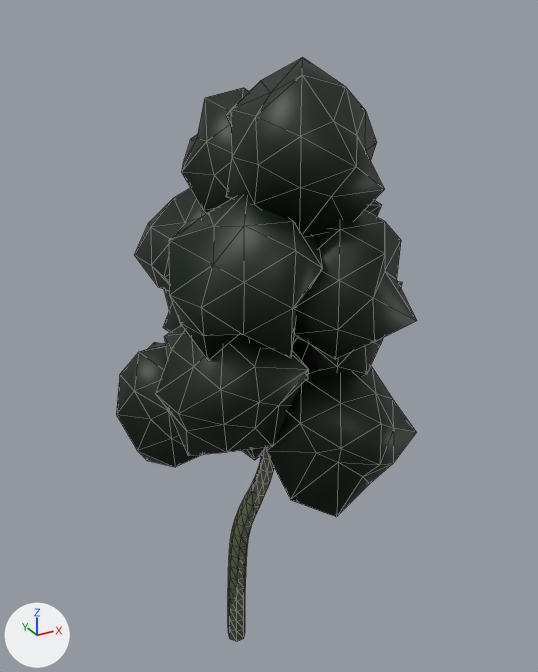
What one commit did to the glTF model Data/Buttertubs/Trees/SM_TreeFar_holly_0.glb.
Both versions are drawn from a 50 mm lens placed at (-3.49, -7.3, 7.0), pointed at (0.65, 0.23, 3.24). The axes (+X, +Y, +Z) are drawn at lower left. The lights are the same throughout. The older version comes first. Mesh edges are drawn as thin lines. Vertices at exactly the same position are counted once.

The older version as bpy lines, for what is in view:
```python
me_sm_treefar_holly_0 = bpy.data.meshes.new('SM_TreeFar_holly_0')
me_sm_treefar_holly_0.from_pydata(...)  # 682 vertices, 1298 faces; spans x -1.13..2.29, y -1.62..1.96, z -1.2..6.56
me_sm_treefar_holly_0.materials.append(mat_defaultmaterial)
ob_sm_treefar_holly_0 = bpy.data.objects.new('SM_TreeFar_holly_0', me_sm_treefar_holly_0)
ob_sm_treefar_holly_0.location = (0.0, 0.0, 0.0)
```
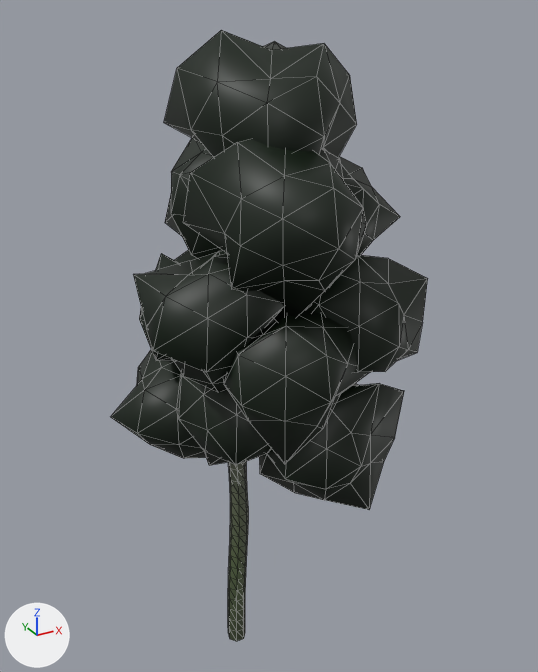
What changed in the scene script:
```text
Change me_sm_treefar_holly_0:
    used by ob_sm_treefar_holly_0; location = (0.0, 0.0, 0.0)
    remove me_sm_treefar_holly_0.from_pydata(...)  # 682 vertices, 1298 faces; spans x -1.13..2.29, y -1.62..1.96, z -1.2..6.56
    add me_sm_treefar_holly_0.from_pydata(...)  # 727 vertices, 1388 faces; spans x -1.23..2.1, y -1.8..1.93, z -1.2..6.81
    me_sm_treefar_holly_0 part 1: the loose piece of 42 vertices spanning x -0.98..0.77, y -1.6..0.2, z 3.55..5.34 is rebuilt with 42 vertices and now spans x -0.63..1.13, y -1.8..-0.02, z 3.8..5.92
    me_sm_treefar_holly_0 part 2: the loose piece of 42 vertices spanning x -0.69..0.96, y -0.01..1.6, z 3.51..5.17 is rebuilt with 42 vertices and now spans x -0.34..1.37, y -0.08..1.76, z 3.93..5.76
    me_sm_treefar_holly_0 part 3: the loose piece of 42 vertices spanning x 0.58..2.29, y -1.13..0.54, z 2.64..4.39 is rebuilt with 42 vertices and now spans x 0.46..2.1, y -1.52..0.18, z 2.86..4.44
    me_sm_treefar_holly_0 part 4: the loose piece of 42 vertices spanning x -0.44..1.32, y 0.23..1.94, z 2.47..4.2 is rebuilt with 42 vertices and now spans x -0.74..0.86, y 0.02..1.92, z 2.68..4.37
    me_sm_treefar_holly_0 part 5: the loose piece of 42 vertices spanning x -1.07..0.7, y -1.14..0.55, z 2.18..4.01 is rebuilt with 42 vertices and now spans x -1.23..0.7, y -0.97..0.67, z 2.86..4.57
    me_sm_treefar_holly_0 part 6: the loose piece of 42 vertices spanning x -0.07..1.34, y -0.34..1.21, z 1.61..3.08 is rebuilt with 42 vertices and now spans x -0.65..1.05, y -0.8..1.05, z 1.59..3.16
    me_sm_treefar_holly_0 part 7: the loose piece of 42 vertices spanning x 0.1..2.04, y -1.58..0.1, z 1.34..3.18 is rebuilt with 42 vertices and now spans x 0.17..2.01, y -1.25..0.5, z 1.13..2.95
    me_sm_treefar_holly_0 part 8: the loose piece of 42 vertices spanning x 0.64..2.08, y -0.41..1.39, z 3.74..5.37 is rebuilt with 42 vertices and now spans x 0.5..2.07, y -0.75..0.82, z 3.85..5.56
    me_sm_treefar_holly_0 part 9: the loose piece of 42 vertices spanning x -1.13..0.69, y 0.37..1.96, z 1.33..2.97 is rebuilt with 42 vertices and now spans x -1.2..0.68, y 0.3..1.93, z 1.21..3.04
    me_sm_treefar_holly_0 part 10: the loose piece of 42 vertices spanning x -0.23..1.53, y -1.6..0.29, z 4.79..6.56 is rebuilt with 42 vertices and now spans x -0.5..1.46, y -1.17..0.79, z 4.93..6.81
    me_sm_treefar_holly_0 part 11: a new loose piece of 42 vertices spanning x -0.5..1.14, y -1.67..0.05, z 2.43..4.05, in mat_defaultmaterial
    me_sm_treefar_holly_0 part 12: 202 vertices removed from x -0.28..1.75, y -1.62..1.42, z 0.22..6.19; 163 vertices added at x -0.06..0.22, y -0.1..0.16, z 0.23..4.4
    other edits to the shape of me_sm_treefar_holly_0 do not show in these pictures
```

Pixel boxes (x1, y1, x2, y2) of what changed, in the pictures (538 x 672 px; the box of a moved part takes in the faces that stretch with it):
'SM_TreeFar_holly_0', reshaped
    before: (116, 57, 417, 641)
    after: (111, 30, 428, 641)
part 1 of me_sm_treefar_holly_0, rebuilt (19% wider, 12% taller)
    before: (169, 197, 323, 361)
    after: (183, 139, 366, 322)
part 2 of me_sm_treefar_holly_0, rebuilt
    before: (134, 188, 206, 291)
    after: (165, 138, 223, 258)
part 3 of me_sm_treefar_holly_0, rebuilt
    before: (292, 282, 402, 376)
    after: (308, 255, 428, 373)
part 4 of me_sm_treefar_holly_0, rebuilt
    before: (163, 290, 182, 333)
    after: (139, 250, 196, 361)
part 5 of me_sm_treefar_holly_0, rebuilt
    before: (155, 326, 309, 456)
    after: (133, 251, 284, 392)
part 6 of me_sm_treefar_holly_0, rebuilt (mostly hidden before)
    before: (242, 448, 264, 460)
    after: (178, 375, 272, 465)
part 7 of me_sm_treefar_holly_0, rebuilt (16% shorter)
    before: (266, 366, 416, 517)
    after: (259, 383, 404, 510)
part 8 of me_sm_treefar_holly_0, rebuilt (mostly hidden before)
    before: (365, 200, 381, 216)
    after: (339, 156, 400, 256)
part 9 of me_sm_treefar_holly_0, rebuilt
    before: (116, 342, 203, 467)
    after: (111, 350, 206, 458)
part 10 of me_sm_treefar_holly_0, rebuilt
    before: (226, 57, 385, 237)
    after: (164, 30, 357, 158)
part 11 of me_sm_treefar_holly_0, added
    after: (223, 309, 370, 464)
part 12 of me_sm_treefar_holly_0, moved or reshaped
    before: (181, 87, 417, 569)
    after: (228, 462, 249, 569)
